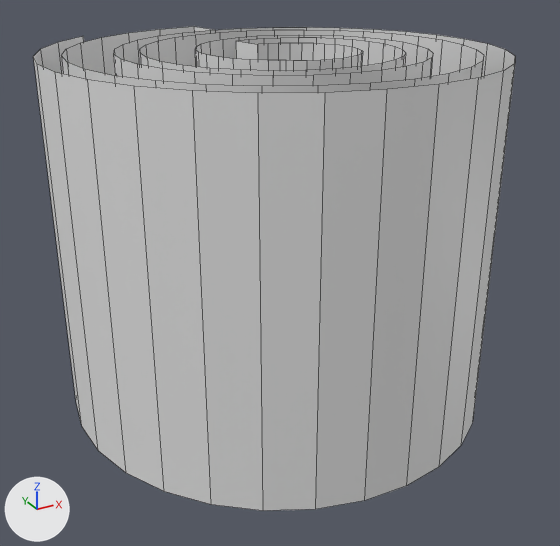
Renders of the Blender file Assets/MastomcastenBoundries.blend from each side of a commit.
The view is the same before and after, from a camera (50 mm lens) standing at (-40.4, -71.1, 121.9) and looking at (-1.9, -1.1, 86.9). Lighting does not change. The marker at lower left points along +X, +Y and +Z. Mesh edges are drawn as thin lines.

The first picture shows 'Coreborder', 'Innerborder', 'Outerborder'.
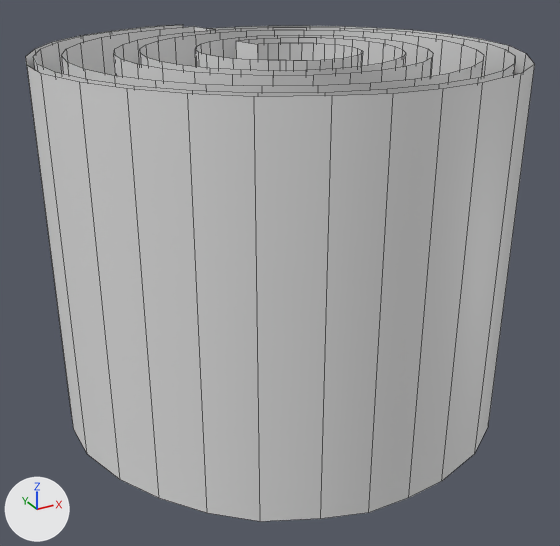
Diff of the bpy script that builds the scene:
```diff
--- a/Assets/MastomcastenBoundries.blend.py
+++ b/Assets/MastomcastenBoundries.blend.py
@@ me_spiral_003 @@
 me_spiral_003.from_pydata(...)  # 140 vertices, 69 faces; spans x -32.9..29.9, y -35.6..30.3, z -12.1..2.2
 # used by ob_innerborder; location = (0.0, 0.0, 78.0); rotation_euler = (0.0, 0.0, 1.571), in degrees (0, 0, 90); scale = (0.7, -0.7, -2.73)
 # verts and faces of me_spiral_003; kept vertices keep their numbers, new ones are numbered from 140
 # before: 69 (29.9, -22.2, 2.2), 139 (29.9, -22.2, -12.1) at pixel (83, 35)
+# me_spiral_003 part 1
+verts[140] = (33.5, -16.5, -12.1)  # pixel (110, 31)
+verts[141] = (36.4, -10.0, -12.1)  # pixel (140, 28)
+verts[142] = (37.8, -5.1, -12.1)  # pixel (164, 25)
+verts[143] = (38.0, -1.3, -12.1)  # pixel (183, 24)
+for new, old in zip([*range(144, 148)], [*range(140, 144)]): verts[new] = verts[old] + (0.0, 0.0, 14.3)
+faces += [(69, 144, 140, 139), (140, 144, 145, 141), (141, 145, 146, 142), (142, 146, 147, 143)]
@@ me_mesh @@
 # used by ob_outerborder; location = (0.0, 0.0, 111.0)
-me_mesh.from_pydata(...)  # 192 vertices, 126 faces; spans x -22.3..18.2, y -20.2..24.0, z -38.9..0.0
+me_mesh.from_pydata(...)  # 252 vertices, 156 faces; spans x -25.9..22.7, y -24.6..26.7, z -38.9..0.0
+# me_mesh part 2
+# 30 vertices are added at x -25.9..22.7, y -24.6..26.7, z -38.9
+# 30 new vertices lie (0.0, 0.0, 38.9) away from vertices in x -25.9..22.7, y -24.6..26.7, z -38.9
+# 30 new faces join them
```

Pixel boxes (x1, y1, x2, y2) of what changed, in the pictures (560 x 546 px):
'Outerborder', reshaped
    before: (61, 26, 484, 93)
    after: (26, 25, 535, 521)
'Innerborder', reshaped
    before: (33, 27, 515, 511)
    after: (33, 25, 515, 97)
part 1 of me_spiral_003, added
    after: (83, 25, 183, 42)
part 2 of me_mesh, added
    after: (26, 25, 535, 521)
